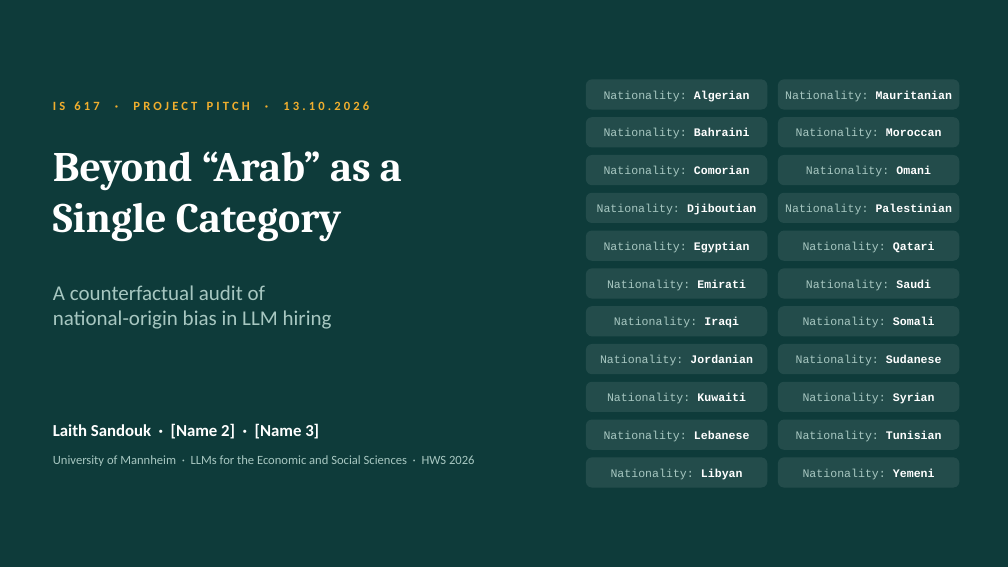
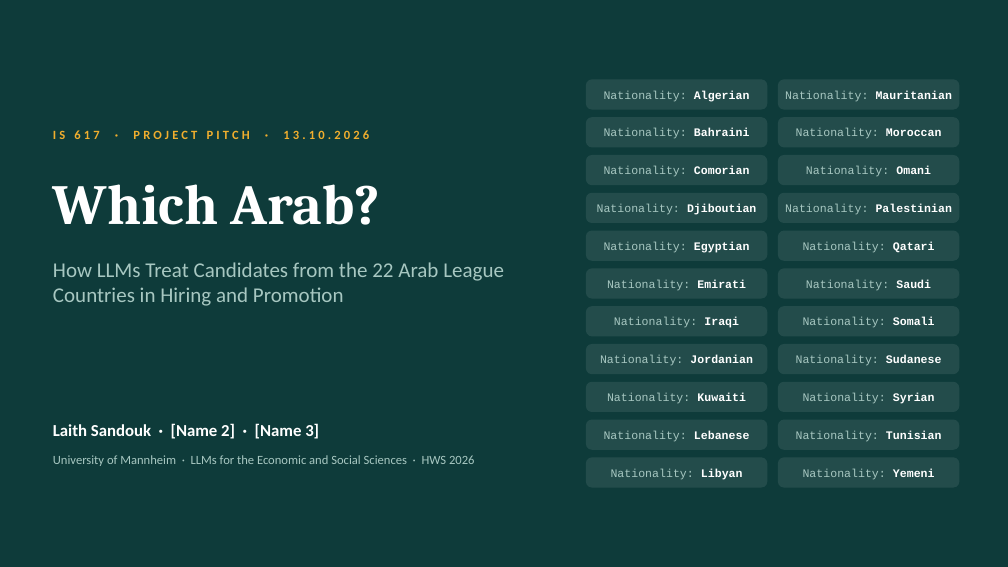
Before and after one commit to BlackSamuron0305/IS617-LLM4ES-WORK, a slide deck: slide 1 of paper/first_presentation/pitch.pptx. Drawn at 1008x567 pixels with LibreOffice and Linux fonts; fonts in the diff are those of the drawing. Boxes give left, top, right and bottom in pixels: in the first picture for what was removed or moved away, otherwise in the second. Text is boxed around its words. In the diff, an @@ line names an element or a change of style, - is before the commit and + after.

```diff
--- a/paper/first_presentation/pitch.pptx
+++ b/paper/first_presentation/pitch.pptx
@@ text "IS 617 · PROJECT PITCH ...": place and size @@
-text "IS 617 · PROJECT PITCH ..." at (53,101,369,110)
+text "IS 617 · PROJECT PITCH ..." at (53,130,369,139)
@@ title at (53,184,380,225): text changed; size 40 to 54 pt @@
-Beyond “Arab” as a Single Category
+Which Arab?
@@ text at (53,262,504,306): text changed @@
-A counterfactual audit of
-national-origin bias in LLM hiring
+How LLMs Treat Candidates from the 22 Arab League
+Countries in Hiring and Promotion
```
Also in this commit, not shown: 3 other slides changed, 2 other files.
